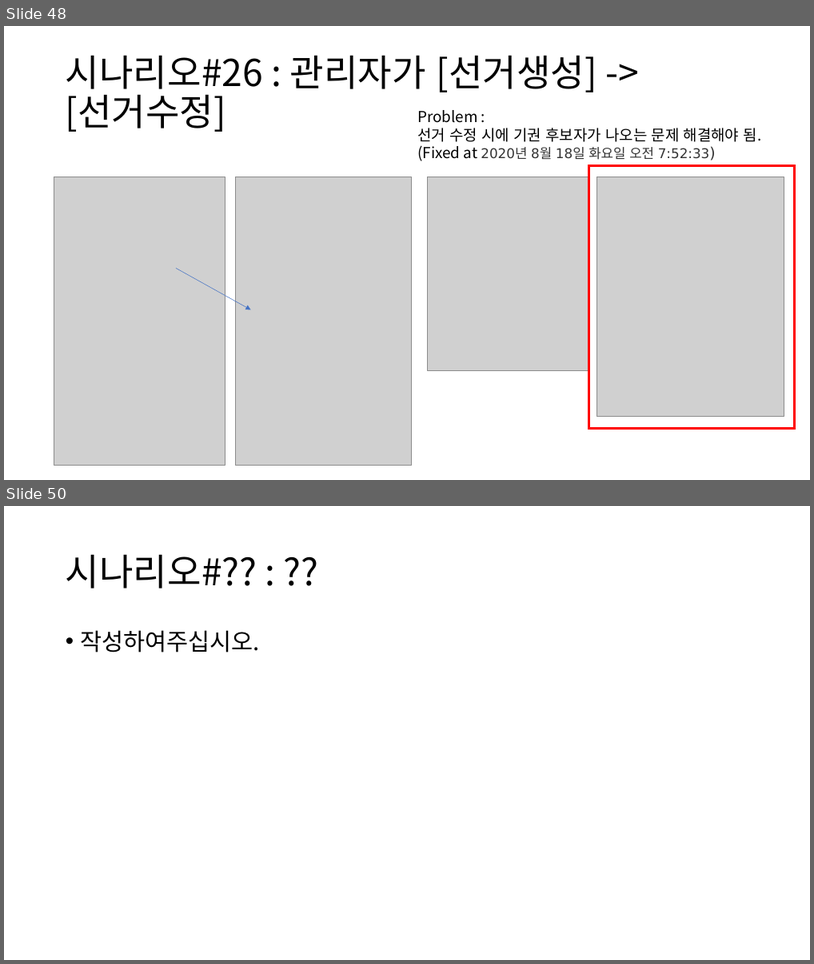
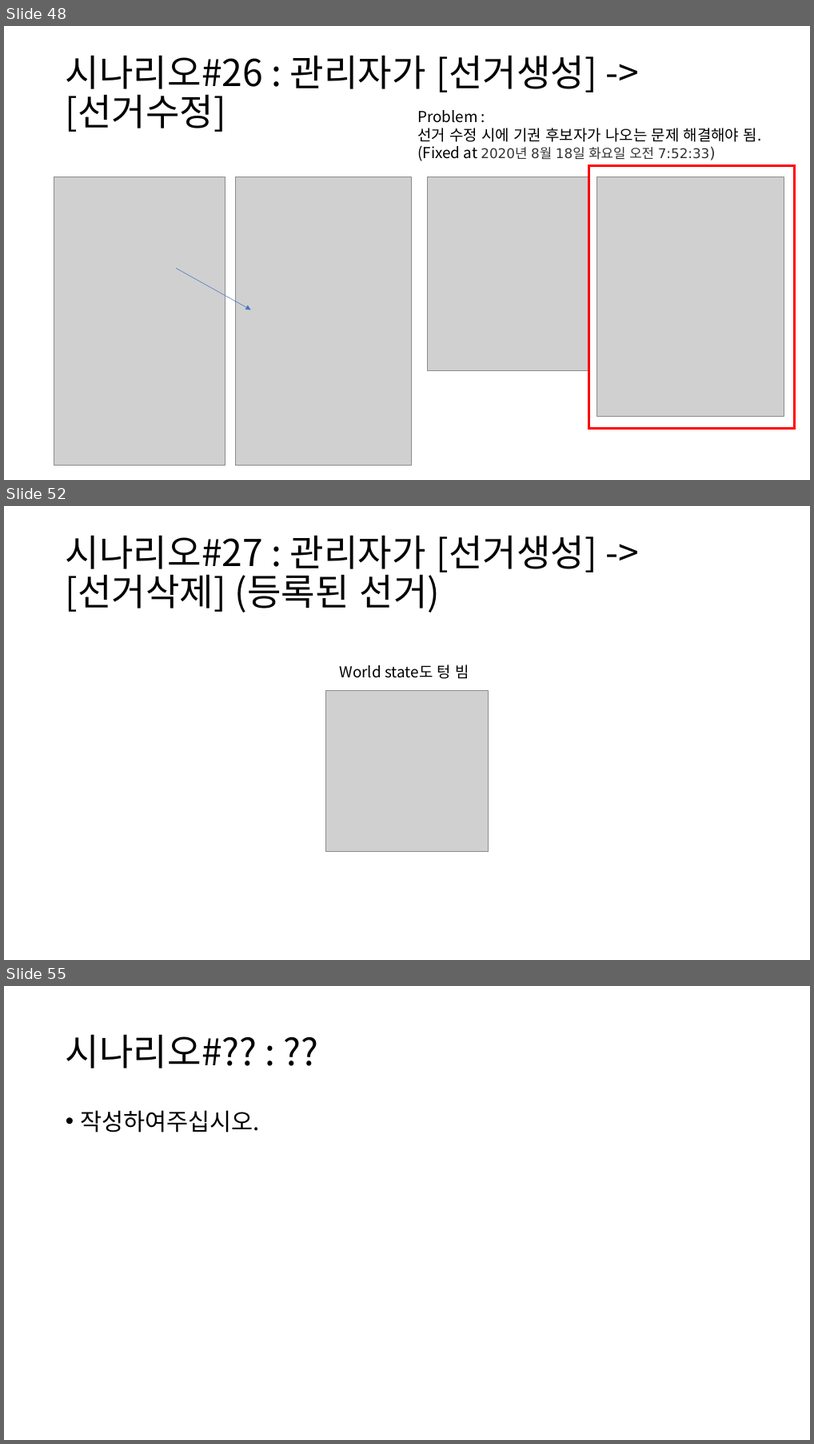
Before and after one commit to BL-UCKSS/evote-project, a slide deck: Document/Testcase/Testcase #1.pptx. Shown one above the other, each under a label of ours: slides 48 and 50 before the commit, slides 48, 52 and 55 after it; the slides between them are not shown. The pictures are 814x964 and 814x1444 pixels, drawn with LibreOffice and Linux fonts; fonts in the diff are those of the drawing; grey boxes stand for pictures. Boxes give left, top, right and bottom in pixels: in the first picture for what was removed or moved away, otherwise in the second. Text is boxed around its words. In the diff, an @@ line names an element or a change of style, - is before the commit and + after.

Commit message:
시나리오#28까지 끝내고 쉬는 중.

```diff
--- a/Document/Testcase/Testcase #1.pptx
+++ b/Document/Testcase/Testcase #1.pptx
@@ slide 52 added at (x1=4, y1=506, x2=810, y2=960), background #FFFFFF @@
@@ title added at (x1=66, y1=535, x2=598, y2=612), 44 pt, text #000000 @@
+시나리오#27 : 관리자가 [선거생성] -> [선거삭제] (등록된 선거)
@@ text added at (x1=340, y1=664, x2=469, y2=679), 18 pt, text #000000 @@
+World state도 텅 빔
@@ picture added at (x1=326, y1=691, x2=489, y2=852) @@
@@ what was slide 50 is now slide 55 @@
```
Also in this commit, not shown: 1 slide changed, 4 other slides added.
